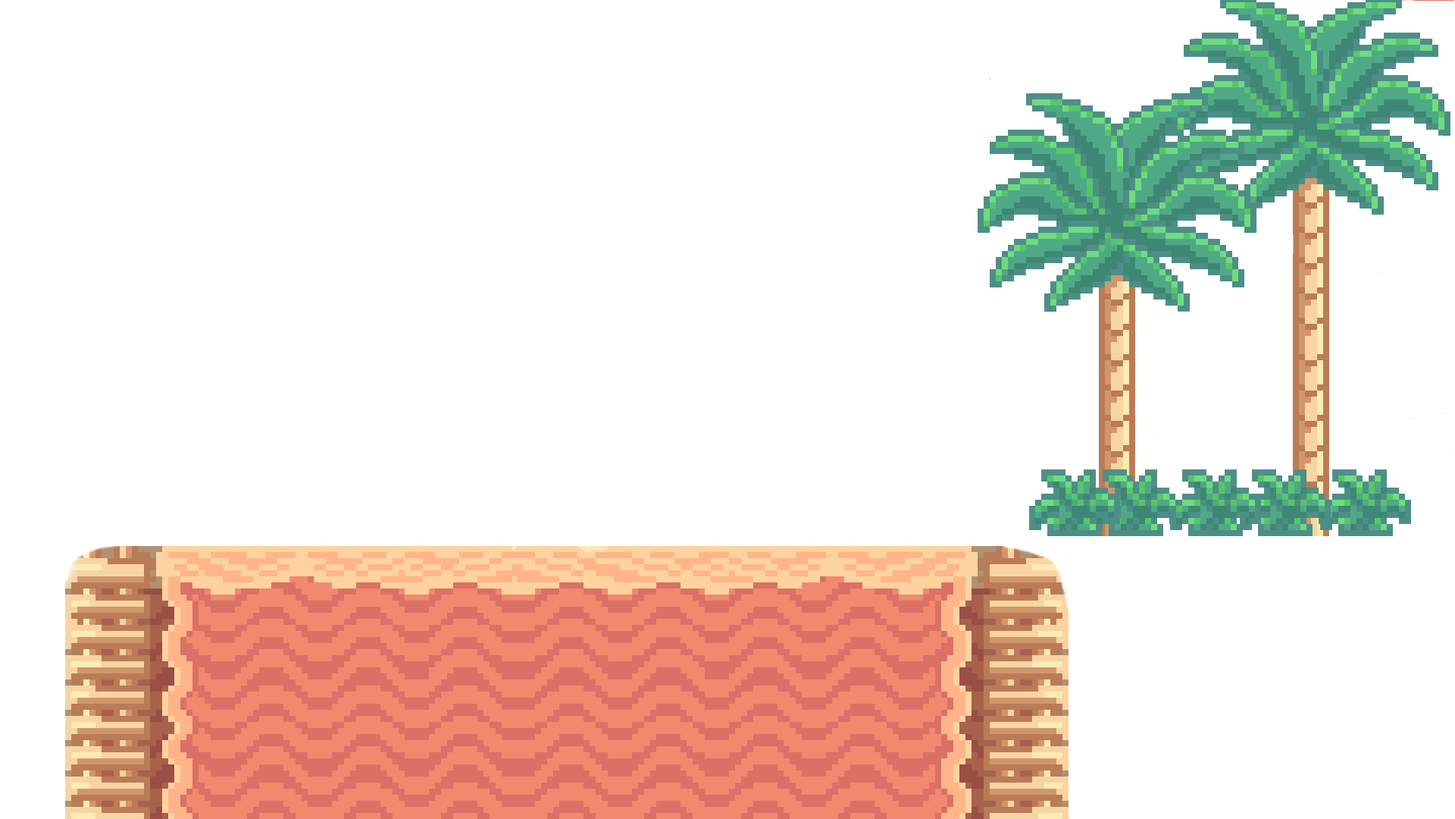
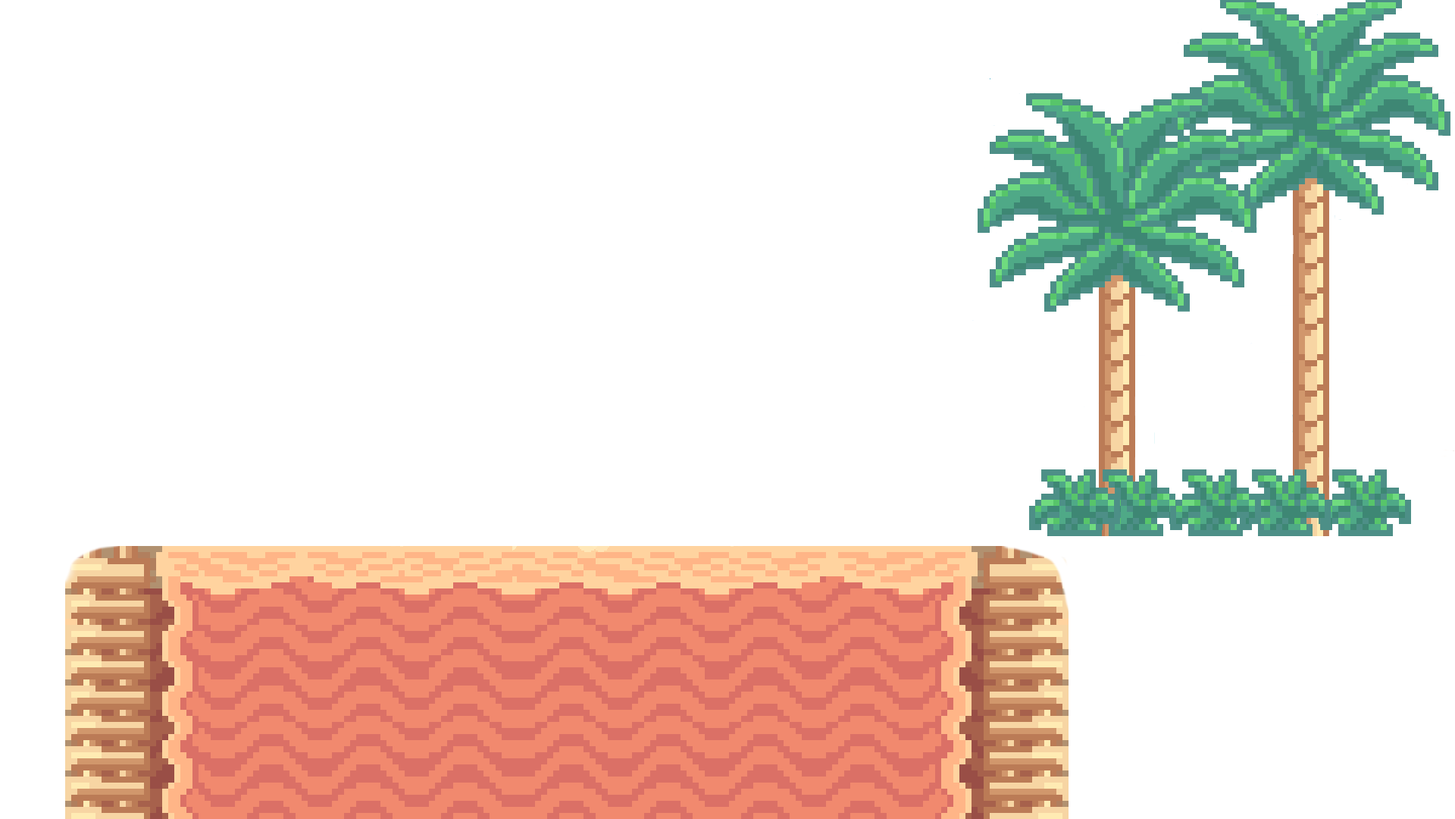
Comparing the layer stacks of the two w=1455, h=819 images. Changes:
painted on "Camada colada #1" over [1335, 0, 1455, 419]
